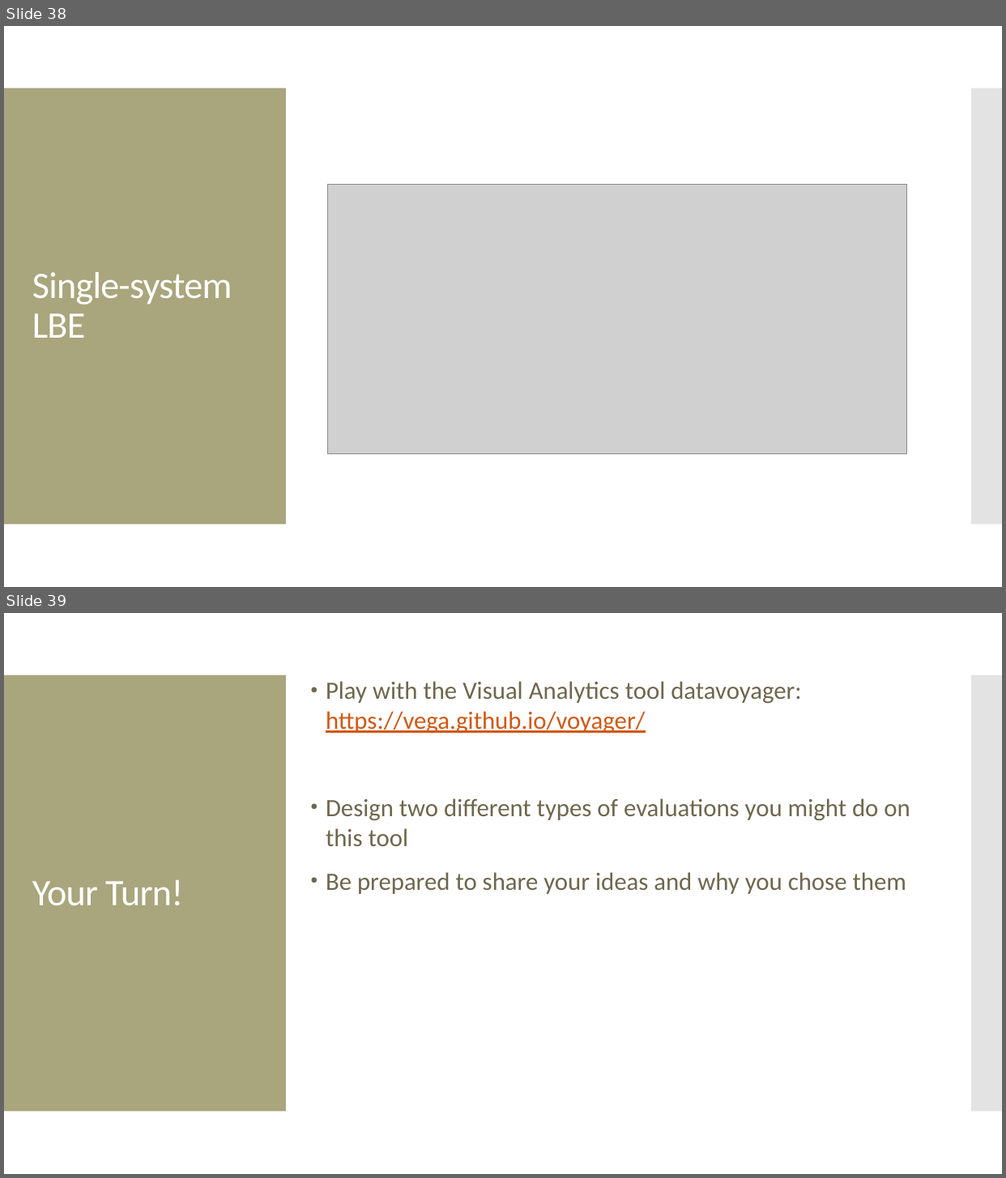
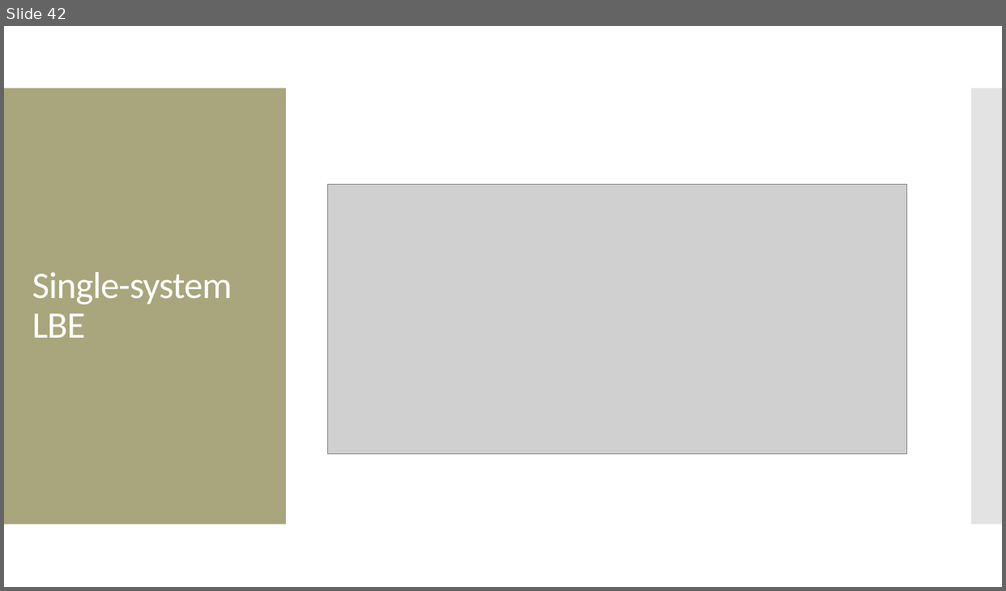
Before and after one commit to amosca01/SDS-CS235, a slide deck: slides/12-evaluation.pptx. Shown one above the other, each under a label of ours: slides 38 and 39 before the commit, slide 42 after it. The pictures are 1006x1178 and 1006x591 pixels, drawn with LibreOffice and Linux fonts; fonts in the diff are those of the drawing; grey boxes stand for pictures. Boxes give left, top, right and bottom in pixels: in the first picture for what was removed or moved away, otherwise in the second. Text is boxed around its words. In the diff, an @@ line names an element or a change of style, - is before the commit and + after.

```diff
--- a/slides/12-evaluation.pptx
+++ b/slides/12-evaluation.pptx
@@ slide 39 removed at (4,613,1002,1174), background #FFFFFF; not listed: 2 template elements that a slide beside it also shows @@
@@ text removed at (326,681,910,894) @@
-• Play with the Visual Analytics tool datavoyager: https://vega.github.io/voyager/
-• Design two different types of evaluations you might do on this tool
-• Be prepared to share your ideas and why you chose them
@@ text removed at (32,880,183,906) @@
-Your Turn!
@@ what was slide 38 is now slide 42 @@
```
Also in this commit, not shown: 12 slides changed, 10 slides added, 3 other slides removed, 9 other files.
